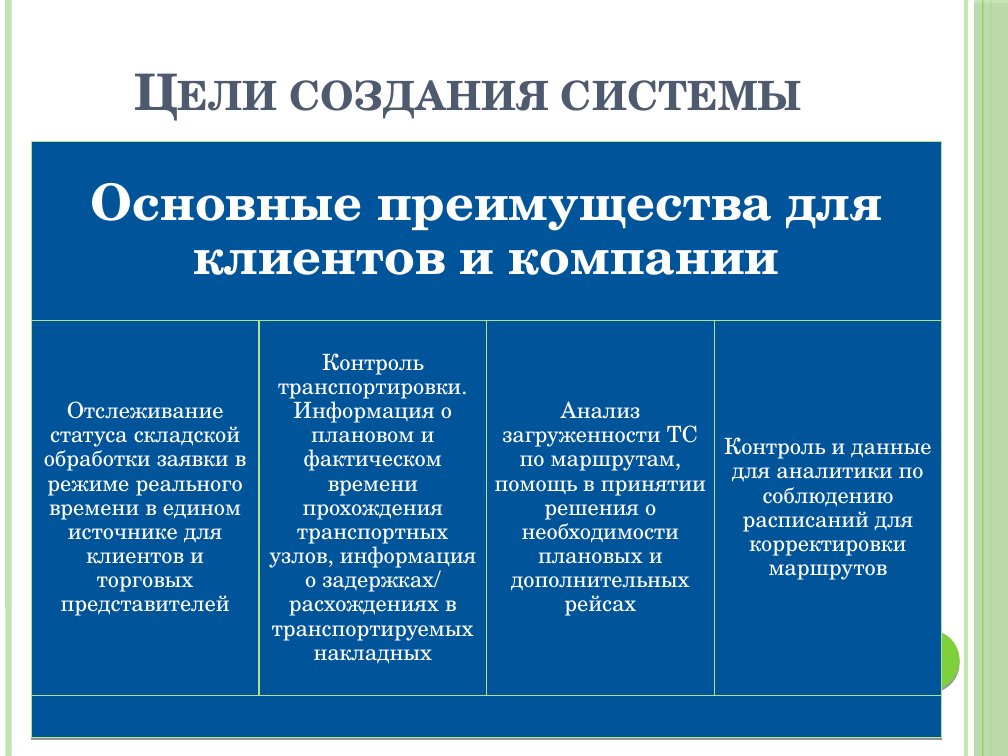
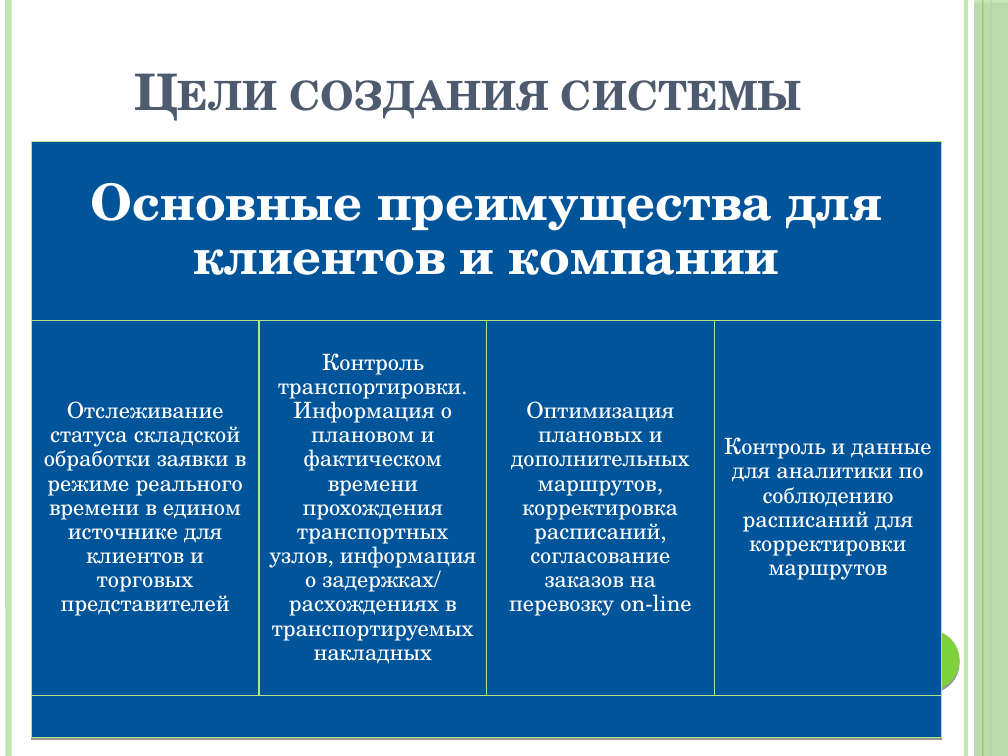
Before and after one commit to anarch-ist/view_transport, a slide deck: slide 3 of TMS/trunk/documents/презентация для конференции_y.odp. Drawn at 1008x756 pixels with LibreOffice and Linux fonts; fonts in the diff are those of the drawing. Boxes give left, top, right and bottom in pixels: in the first picture for what was removed or moved away, otherwise in the second. Text is boxed around its words. In the diff, an @@ line names an element or a change of style, - is before the commit and + after.

```diff
--- a/TMS/trunk/documents/презентация для конференции_y.odp
+++ b/TMS/trunk/documents/презентация для конференции_y.odp
@@ text in rectangle at (x1=509, y1=401, x2=691, y2=616): text changed @@
-Анализ загруженности ТС по маршрутам, помощь в принятии решения о необходимости плановых и дополнительных рейсах
+Оптимизация плановых и дополнительных маршрутов, корректировка расписаний, согласование заказов на перевозку on-line
```
Also in this commit, not shown: 1 other slide changed, 5 slides removed.
